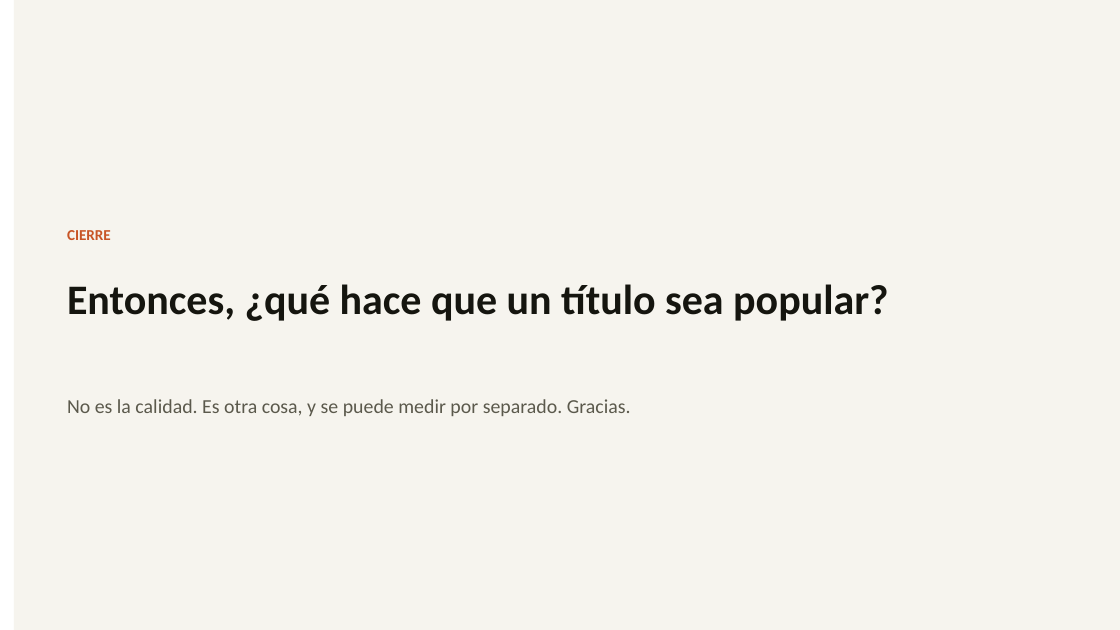
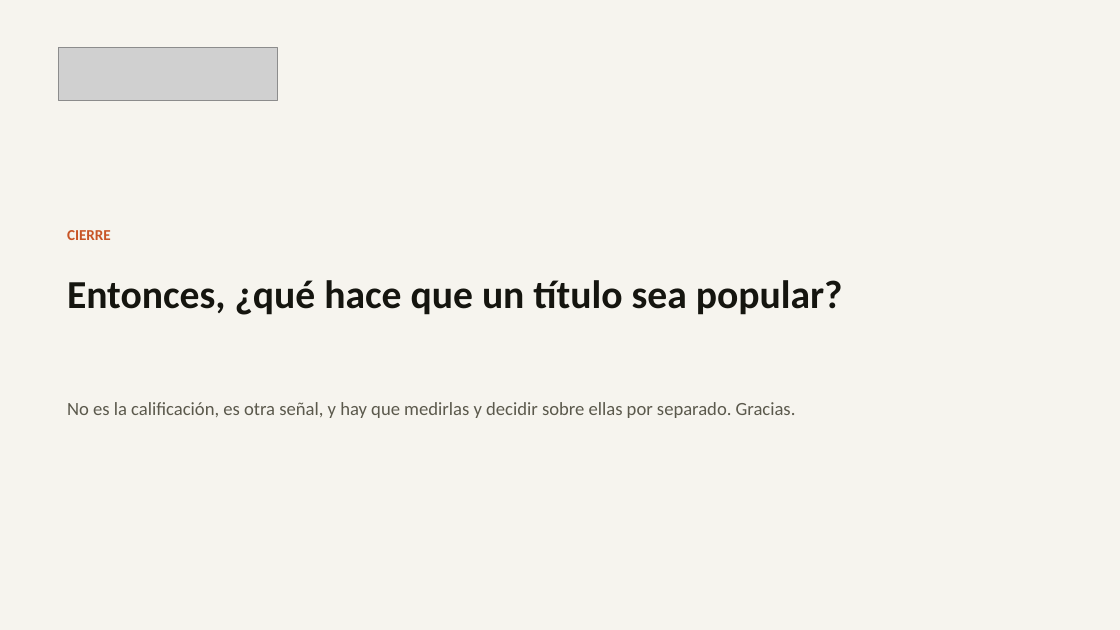
Before and after one commit to francarrascoo/StreamView_Analytics, a slide deck: slide 15 of entregables/Presentacion_EV1_StreamView_Analytics.pptx. Drawn at 1120x630 pixels with LibreOffice and Linux fonts; fonts in the diff are those of the drawing; grey boxes stand for pictures. Boxes give left, top, right and bottom in pixels: in the first picture for what was removed or moved away, otherwise in the second. Text is boxed around its words. In the diff, an @@ line names an element or a change of style, - is before the commit and + after.

```diff
--- a/entregables/Presentacion_EV1_StreamView_Analytics.pptx
+++ b/entregables/Presentacion_EV1_StreamView_Analytics.pptx
@@ rectangle: place and size @@
-rectangle at [14, 0, 1120, 630]
+rectangle at [0, 0, 1120, 630]
@@ picture added at [59, 47, 277, 101] @@
@@ text "Entonces, ¿qué hace que un ..." at [67, 280, 843, 315]: size 36 to 34 pt; line spacing 1.15 to 1.1 @@
@@ text at [67, 402, 796, 418]: text changed; size 17 to 16 pt @@
-No es la calidad. Es otra cosa, y se puede medir por separado. Gracias.
+No es la calificación, es otra señal, y hay que medirlas y decidir sobre ellas por separado. Gracias.
```
Also in this commit, not shown: 9 other slides changed, 5 slides added, 5 slides removed, 2 other files.
